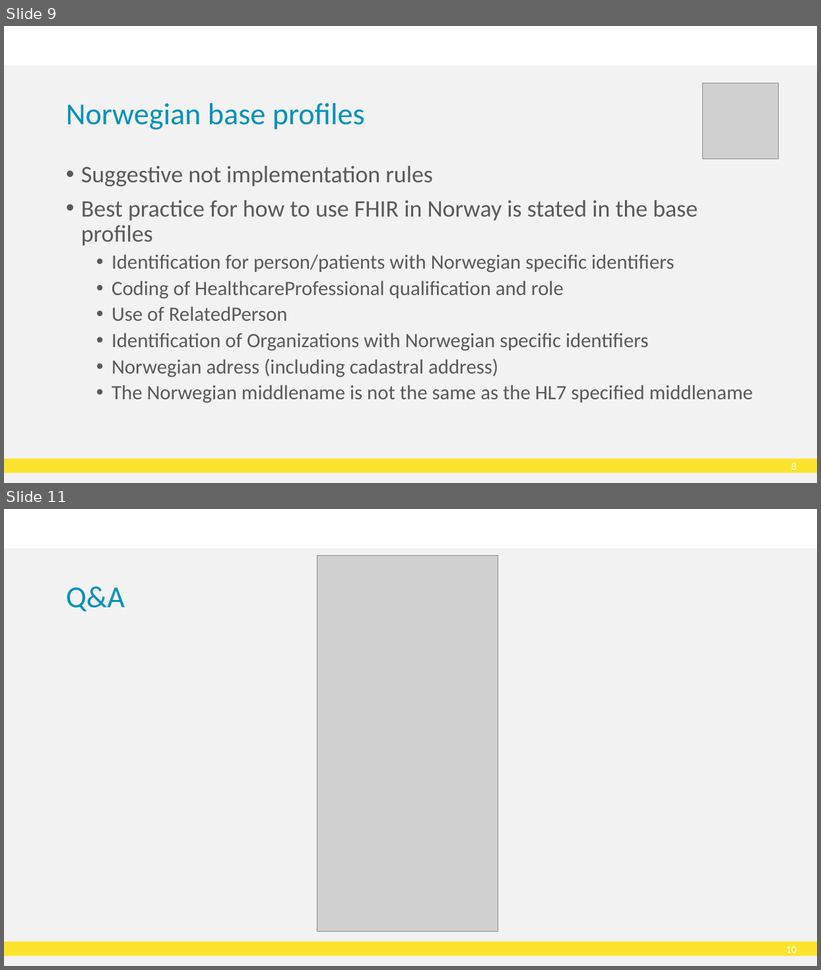
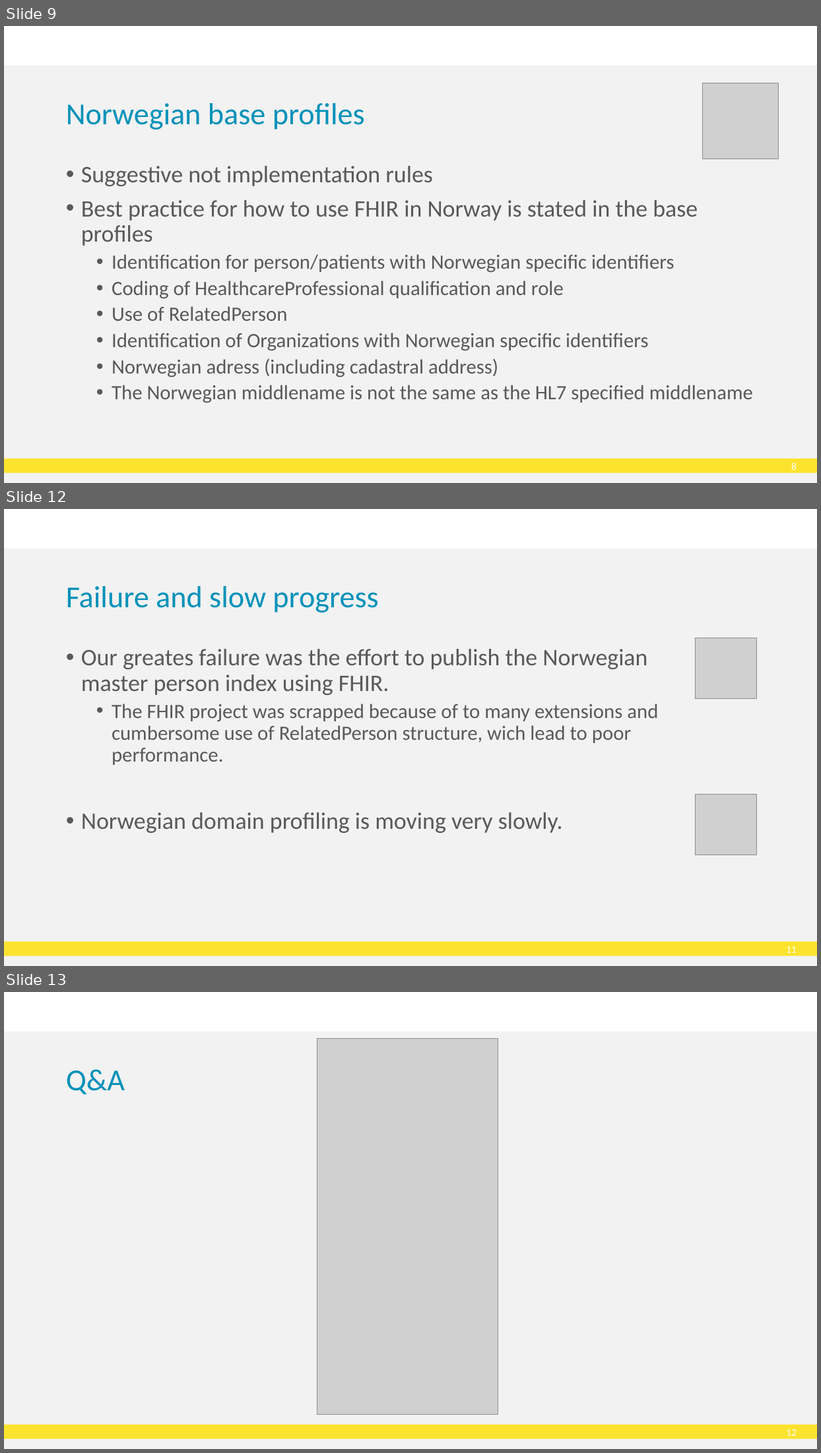
Before and after one commit to HL7Norway/best-practice, a slide deck: docs/presentasjoner/DD23_CT_230508_Thomas_Tveit_Rosenlund_FHIR-in-Norway.pptx. Shown one above the other, each under a label of ours: slides 9 and 11 before the commit, slides 9, 12 and 13 after it; the slides between them are not shown. The pictures are 821x970 and 821x1453 pixels, drawn with LibreOffice and Linux fonts; fonts in the diff are those of the drawing; grey boxes stand for pictures; background and template pictures are left out. Boxes give left, top, right and bottom in pixels: in the first picture for what was removed or moved away, otherwise in the second. Text is boxed around its words. In the diff, an @@ line names an element or a change of style, - is before the commit and + after.

```diff
--- a/docs/presentasjoner/DD23_CT_230508_Thomas_Tveit_Rosenlund_FHIR-in-Norway.pptx
+++ b/docs/presentasjoner/DD23_CT_230508_Thomas_Tveit_Rosenlund_FHIR-in-Norway.pptx
@@ slide 12 added at [4,509,817,966], background #FFFFFF; not listed: 3 template elements that a slide beside it also shows @@
@@ title added at [66,586,378,613], 36 pt, text #0091B9 @@
+Failure and slow progress
@@ picture added at [696,638,757,698] @@
@@ text added at [81,649,658,833], 28 pt, text #595959 @@
+• Our greates failure was the effort to publish the Norwegian master person index using FHIR.
+  • The FHIR project was scrapped because of to many extensions and cumbersome use of RelatedPerson structure, wich lead to poor performance.
+• Norwegian domain profiling is moving very slowly.
@@ picture added at [696,795,757,855] @@
@@ what was slide 11 is now slide 13 @@
@@ page number at [786,1430,797,1439]: text changed @@
-10
+12
```
Also in this commit, not shown: 2 slides changed, 1 other slide added.
